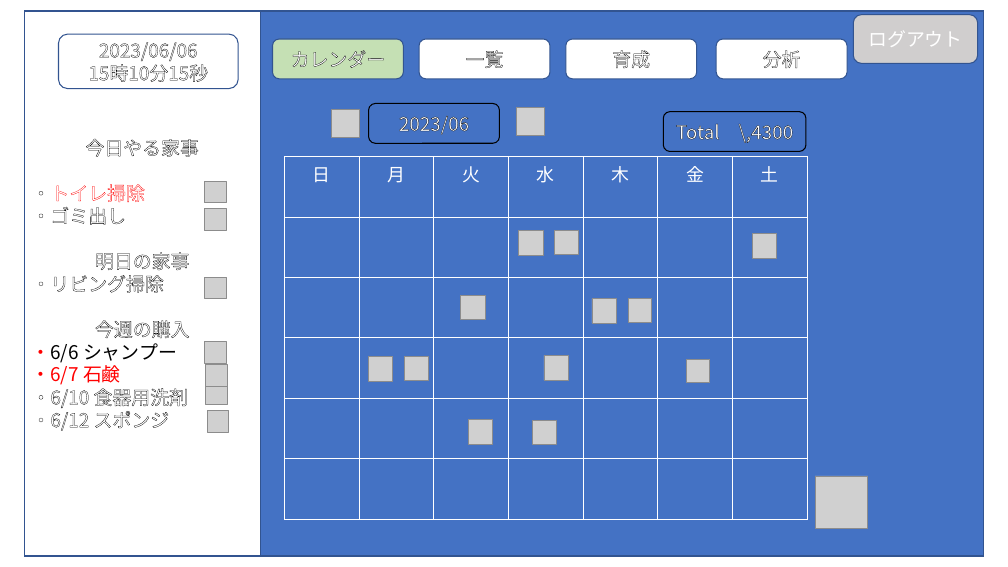
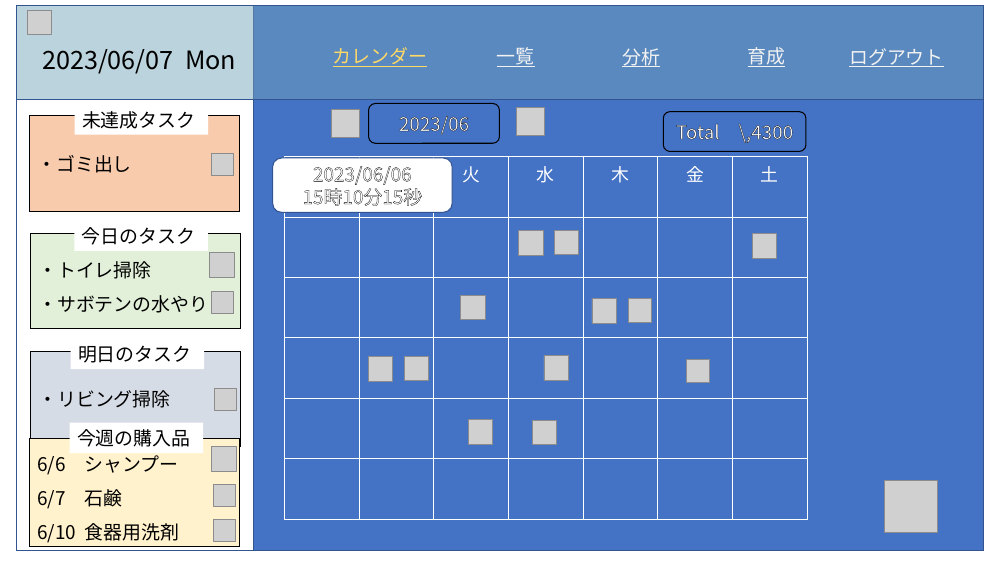
Before and after one commit to dojo2023/A-5, a slide deck: slide 6 of doc/外部設計_プレゼン.pptx (slide 9 before the commit). Drawn at 1008x567 pixels with LibreOffice and Linux fonts; fonts in the diff are those of the drawing; grey boxes stand for pictures. Boxes give left, top, right and bottom in pixels: in the first picture for what was removed or moved away, otherwise in the second. Text is boxed around its words. In the diff, an @@ line names an element or a change of style, - is before the commit and + after.

```diff
--- a/doc/外部設計_プレゼン.pptx
+++ b/doc/外部設計_プレゼン.pptx
@@ rectangle: place and size @@
-rectangle at (24, 11, 261, 557)
+rectangle at (17, 5, 253, 551)
@@ rectangle added at (17, 5, 984, 99), fill #72A4BA at 48% opacity, outline #325491 1 pt @@
@@ rectangle: place and size @@
-rectangle at (24, 11, 984, 557)
+rectangle at (24, 5, 984, 551)
@@ picture added at (27, 10, 52, 35) @@
@@ text added at (42, 49, 236, 74), 24 pt, text #000000 @@
+2023/06/07 Mon
@@ text "カレンダー": place and size @@
-text "カレンダー" at (272, 39, 403, 79)
+text "カレンダー" at (333, 47, 427, 67)
@@ text "カレンダー" at (333, 47, 427, 67): text colour #FFFFFF to #FFD966, letter outline #000000 0.75 pt to none, underline on; fill #C5E0B4 to none; outline #325491 1 pt to none @@
@@ text "一覧": place and size @@
-text "一覧" at (419, 39, 550, 79)
+text "一覧" at (497, 47, 535, 67)
@@ text colour #FFFFFF to #F2F2F2, letter outline #000000 0.75 pt to none, underline on; fill #FFFFFF to none; outline #325491 1 pt to none in 3 elements at (497, 47, 535, 67), (748, 47, 786, 67), (622, 48, 660, 67) @@
@@ text "分析": place and size @@
-text "分析" at (716, 39, 847, 79)
+text "分析" at (622, 48, 660, 67)
@@ text "育成": place and size @@
-text "育成" at (566, 39, 696, 79)
+text "育成" at (748, 47, 786, 67)
@@ text "ログアウト": place and size @@
-text "ログアウト" at (854, 14, 979, 64)
+text "ログアウト" at (849, 48, 943, 67)
@@ text "ログアウト" at (849, 48, 943, 67): text colour #FFFFFF to #F2F2F2, underline on; fill #D0CECE to none; outline #325491 1 pt to none @@
@@ rectangle added at (30, 116, 240, 211), fill #F8CBAD, outline #000000 0.75 pt, 18 pt, text #000000 @@
+・ゴミ出し
@@ rectangle added at (75, 104, 209, 135), fill #FFFFFF, 18 pt, text #000000 @@
+未達成タスク
@@ text in rectangle at (32, 139, 199, 431): text removed @@
-今日やる家事
-・トイレ掃除
-・ゴミ出し
-明日の家事
-・リビング掃除
-今週の購入
-・6/6 シャンプー
-・6/7 石鹸
-・6/10 食器用洗剤
-・6/12 スポンジ
@@ picture: place and size @@
-picture at (204, 181, 226, 203)
+picture at (212, 154, 234, 175)
@@ rounded rectangle "2023/06/06": place and size @@
-rounded rectangle "2023/06/06" at (58, 34, 238, 88)
+rounded rectangle "2023/06/06" at (273, 158, 453, 212)
@@ rectangle added at (31, 234, 241, 329), fill #E2F0D9, outline #000000 0.75 pt, 18 pt, text #000000 @@
+・トイレ掃除
+・サボテンの水やり
@@ rectangle added at (74, 221, 208, 251), fill #FFFFFF, 18 pt, text #000000 @@
+今日のタスク
@@ picture added at (210, 253, 235, 278) @@
@@ picture: place and size @@
-picture at (205, 277, 227, 299)
+picture at (212, 291, 234, 313)
@@ rectangle added at (31, 352, 241, 447), fill #D6DCE5, outline #000000 0.75 pt, 18 pt, text #000000 @@
+・リビング掃除
@@ rectangle added at (70, 339, 204, 369), fill #FFFFFF, 18 pt, text #000000 @@
+明日のタスク
@@ picture removed at (205, 342, 227, 364) @@
@@ picture removed at (206, 364, 228, 386) @@
@@ picture: place and size @@
-picture at (206, 383, 228, 405)
+picture at (214, 388, 236, 410)
@@ rectangle added at (30, 439, 240, 547), fill #FFF2CC, outline #000000 0.75 pt, 18 pt, text #000000 @@
+6/6 シャンプー
+6/7 石鹸
+6/10 食器用洗剤
@@ rectangle added at (70, 423, 203, 453), fill #FFFFFF, 18 pt, text #000000 @@
+今週の購入品
@@ picture added at (212, 447, 237, 472) @@
@@ picture: place and size @@
-picture at (207, 411, 229, 433)
+picture at (213, 485, 235, 507)
@@ picture: place and size @@
-picture at (815, 476, 867, 529)
+picture at (885, 480, 937, 532)
@@ picture: place and size @@
-picture at (204, 209, 226, 231)
+picture at (213, 520, 235, 541)
```
Also in this commit, not shown: 5 other slides changed, 1 slide added.
